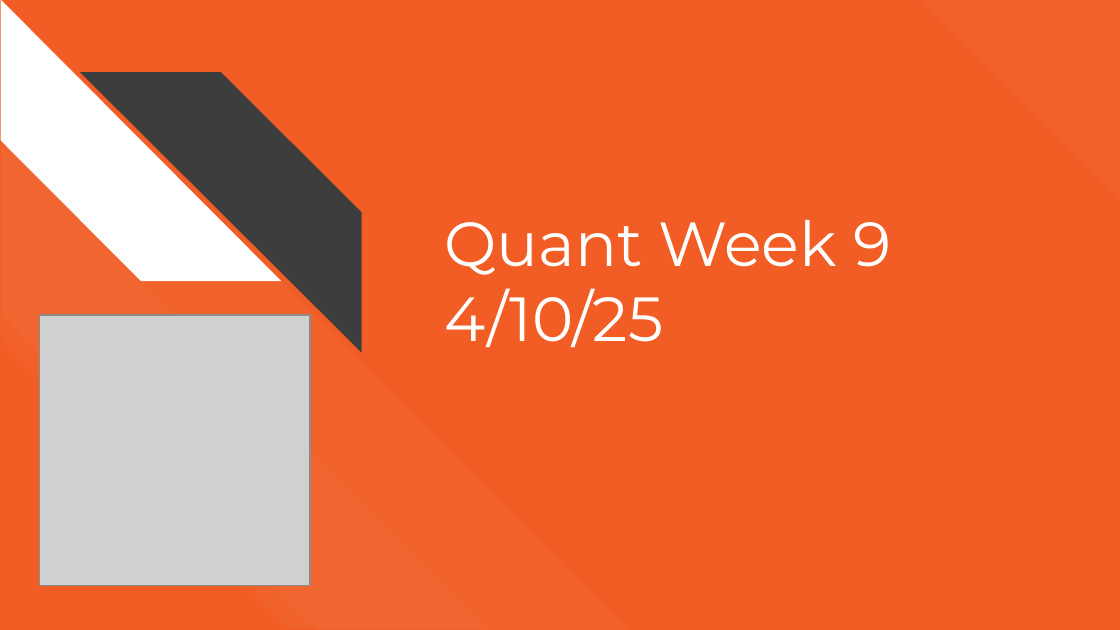
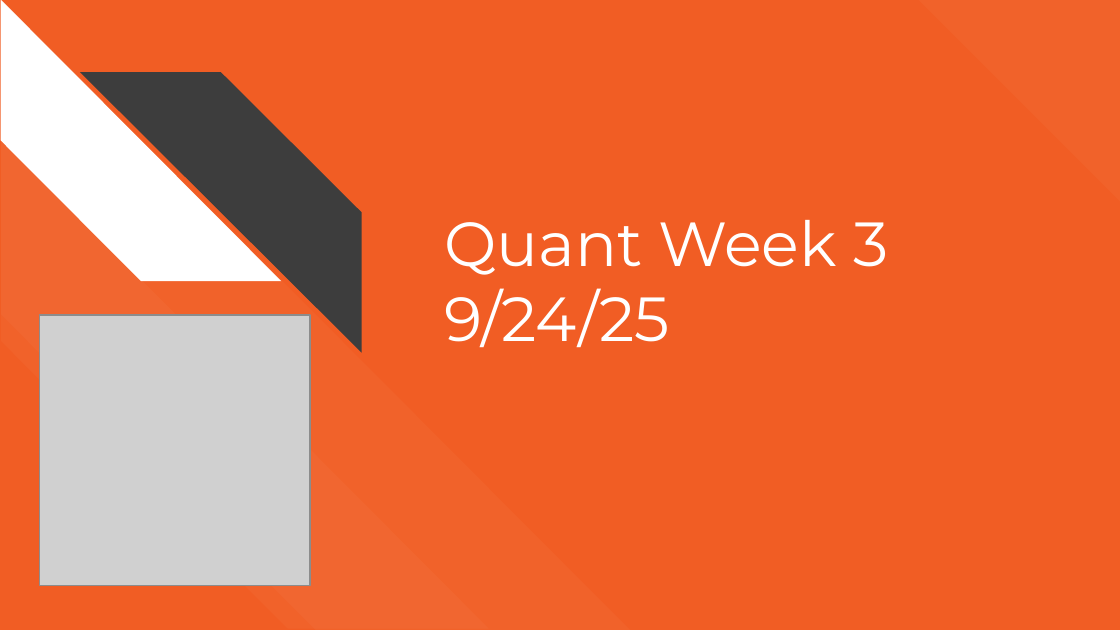
Before and after one commit to jamwevan/Michigan-Hackers, a slide deck: slide 1 of Education/Lecture Series/Quant Archive F25/Quant Week 3.pptx. Drawn at 1120x630 pixels with LibreOffice and Linux fonts; fonts in the diff are those of the drawing; grey boxes stand for pictures. Boxes give left, top, right and bottom in pixels: in the first picture for what was removed or moved away, otherwise in the second. Text is boxed around its words. In the diff, an @@ line names an element or a change of style, - is before the commit and + after.

```diff
--- a/Education/Lecture Series/Quant Archive F25/Quant Week 3.pptx
+++ b/Education/Lecture Series/Quant Archive F25/Quant Week 3.pptx
@@ title at <box>444,220,888,348</box>: text changed @@
-Quant Week 9
-4/10/25
+Quant Week 3
+9/24/25
```
Also in this commit, not shown: 8 other files.
